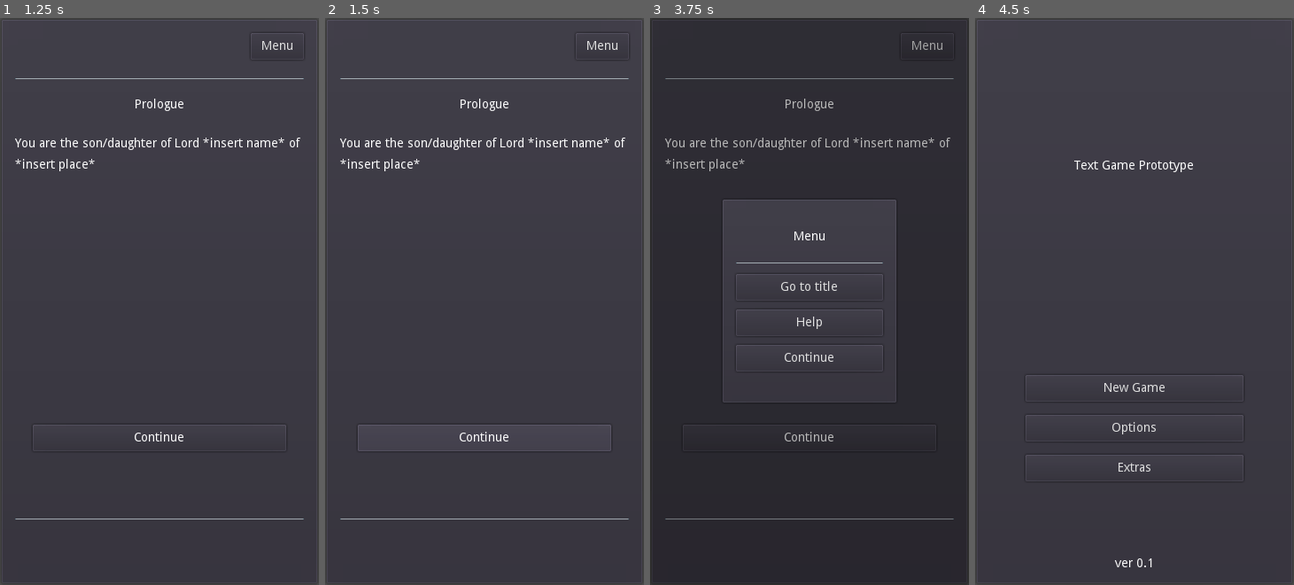
Above: before the commit, frames 1-4 (left to right).
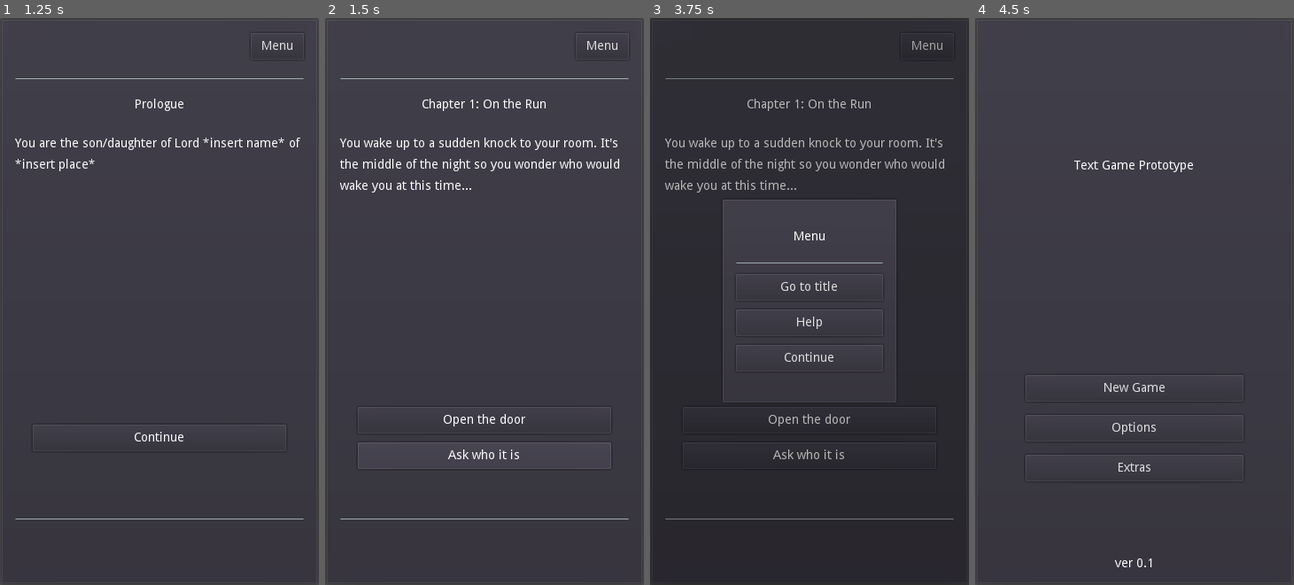
Above: after the commit, the same moments.

Repository: philipuriarte/A-Churchyard-of-Orphans
Game: Godot game, scene res://scenes/main.tscn
Same seed, same stepped clock (60 frames per second), same inputs: the game is played once before the commit and once after it.
Inputs (mouse positions are in pixels of both pictures, inside the frame that each line leads up to):
- Up to frame 1 (1.25 s): click "New Game" at 0.5 s
- Up to frame 2 (1.5 s): click (484, 437) at 1.25 s
- Up to frame 3 (3.75 s): click (809, 437) at 2.02 s; click (809, 437) at 2.77 s; click "Menu" at 3.5 s
- Up to frame 4 (4.5 s): click "Go to title" at 4.25 s

Frame 1 is identical in both runs. In frame 2, 3.2% of the frame differs, in the area x 4-95%, y 14-80%; in frame 3, 2.2%; in frame 4, nothing differs.

Commit message:
Fix choice_button instance functionality
* Create signal choice_btn_pressed in choice_button and is called when choice_btn is pressed
* Connect signal choice_btn_pressed to choice_button instances in content.tscn

Diff:
--- a/logic/choice_button.gd
+++ b/logic/choice_button.gd
@@ -1,4 +1,6 @@
 extends PanelContainer
+
+signal choice_btn_pressed(choice_index)
 
 export(int, 1, 4) var choice_index: int = 1
 
@@ -6,8 +8,8 @@
 
 
 # Return the value of choice_index
-func _on_ChoiceButton_pressed() -> int:
-	return choice_index
+func _on_ChoiceButton_pressed():
+	emit_signal("choice_btn_pressed", choice_index)
 
 
 # Set text to ChoiceText
--- a/logic/content.gd
+++ b/logic/content.gd
@@ -20,9 +20,18 @@
 	# Should be updated with saved current_page once save system is up
 	set_content("000_prologue")
 
+# warning-ignore:return_value_discarded
+	choice_1.connect("choice_btn_pressed", self, "process_choice")
+# warning-ignore:return_value_discarded
+	choice_2.connect("choice_btn_pressed", self, "process_choice")
+# warning-ignore:return_value_discarded
+	choice_3.connect("choice_btn_pressed", self, "process_choice")
+# warning-ignore:return_value_discarded
+	choice_4.connect("choice_btn_pressed", self, "process_choice")
+
 
 # Check if any of the Choice buttons were released
-func _on_Choice_btn_pressed(choice_index: int) -> void:
+func process_choice(choice_index: int) -> void:
 	var output_key: String
 
 	if content_dict[current_page]["choices"][choice_index].has("output"):
